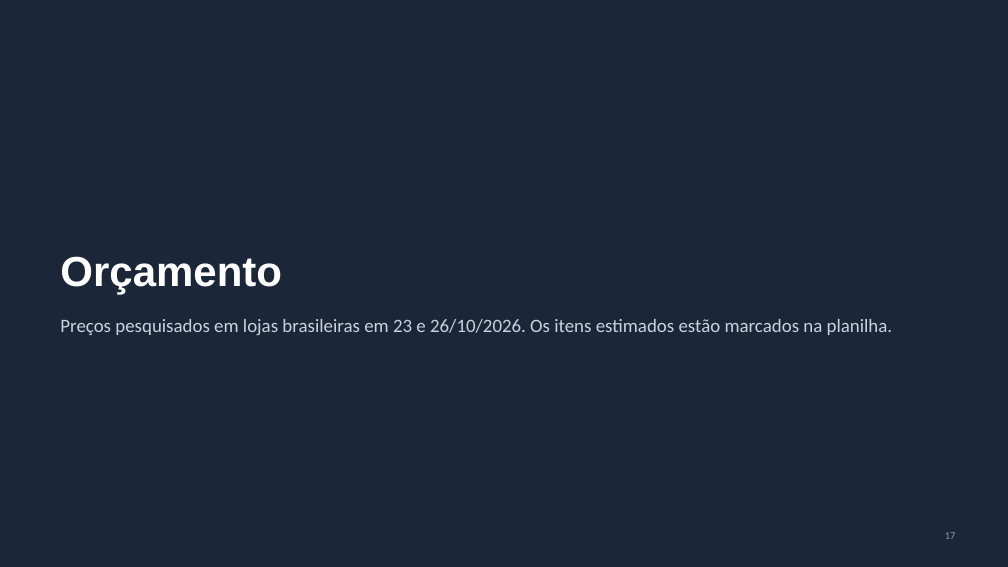
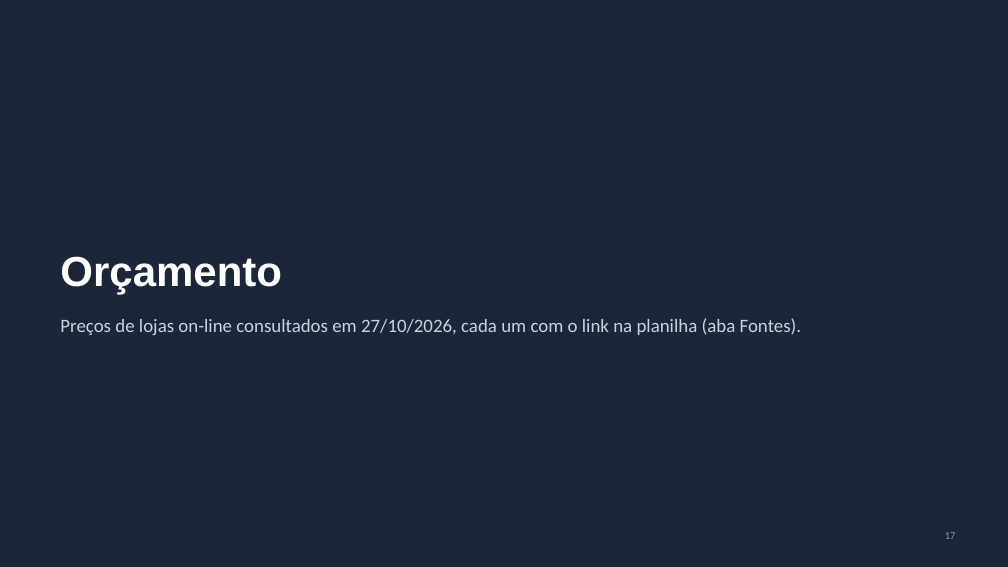
Before and after one commit to jivo88/picking_to_light, a slide deck: slide 17 of projeto/entregaveis/Apresentacao_PTL.pptx. Drawn at 1008x567 pixels with LibreOffice and Linux fonts; fonts in the diff are those of the drawing. Boxes give left, top, right and bottom in pixels: in the first picture for what was removed or moved away, otherwise in the second. Text is boxed around its words. In the diff, an @@ line names an element or a change of style, - is before the commit and + after.

```diff
--- a/projeto/entregaveis/Apresentacao_PTL.pptx
+++ b/projeto/entregaveis/Apresentacao_PTL.pptx
@@ text at (60, 318, 802, 335): text changed @@
-Preços pesquisados em lojas brasileiras em 23 e 26/10/2026. Os itens estimados estão marcados na planilha.
+Preços de lojas on-line consultados em 27/10/2026, cada um com o link na planilha (aba Fontes).
```
Also in this commit, not shown: 6 other slides changed, 12 other files.
